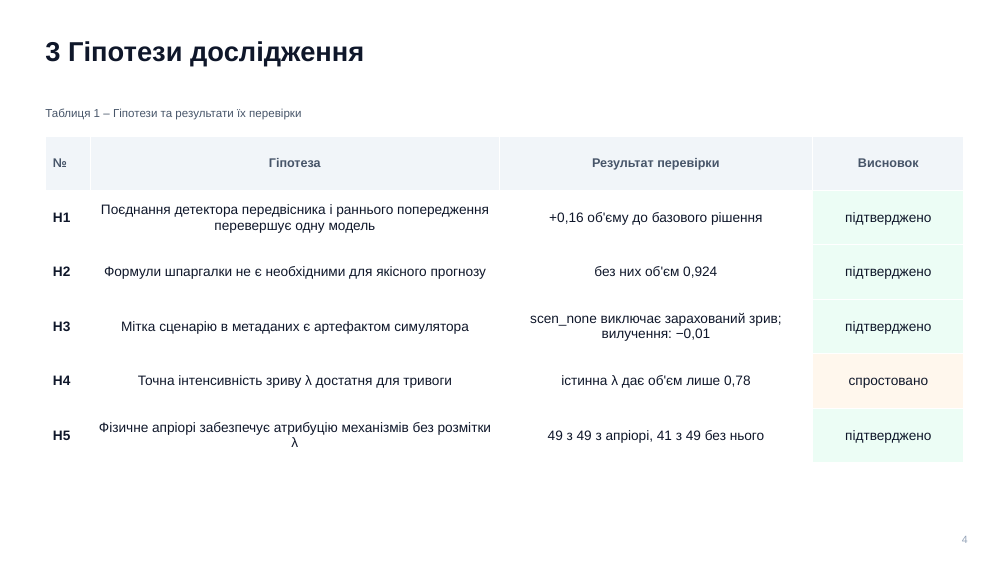
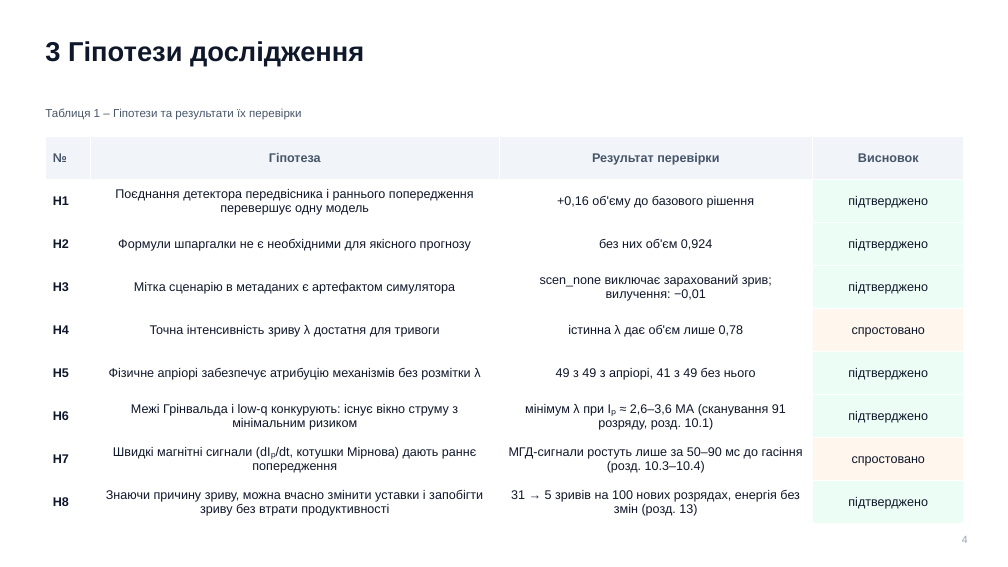
Before and after one commit to llllenah/plasma-disruption-prediction, a slide deck: slide 4 of docs/presentation.pptx. Drawn at 1008x567 pixels with LibreOffice and Linux fonts; fonts in the diff are those of the drawing. Boxes give left, top, right and bottom in pixels: in the first picture for what was removed or moved away, otherwise in the second. Text is boxed around its words. In the diff, an @@ line names an element or a change of style, - is before the commit and + after.

```diff
--- a/docs/presentation.pptx
+++ b/docs/presentation.pptx
@@ table at [45, 136, 964, 524] @@
+row 7: H6 | Межі Грінвальда і low-q конкурують: існує вікно струму з мінімальним ризиком | мінімум λ при Iₚ ≈ 2,6–3,6 МА (сканування 91 розряду, розд. 10.1) | підтверджено
+row 8: H7 | Швидкі магнітні сигнали (dIₚ/dt, котушки Мірнова) дають раннє попередження | МГД-сигнали ростуть лише за 50–90 мс до гасіння (розд. 10.3–10.4) | спростовано
+row 9: H8 | Знаючи причину зриву, можна вчасно змінити уставки і запобігти зриву без втрати продуктивності | 31 → 5 зривів на 100 нових розрядах, енергія без змін (розд. 13) | підтверджено
```
Also in this commit, not shown: 7 other slides changed, 1 other file.
